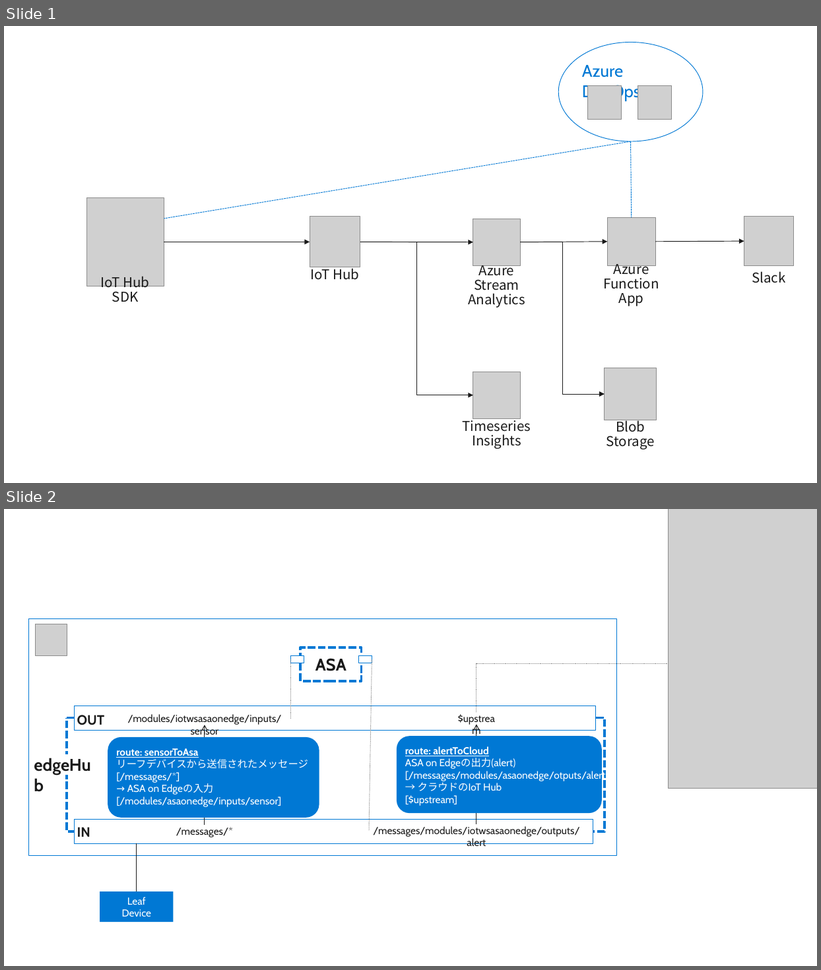
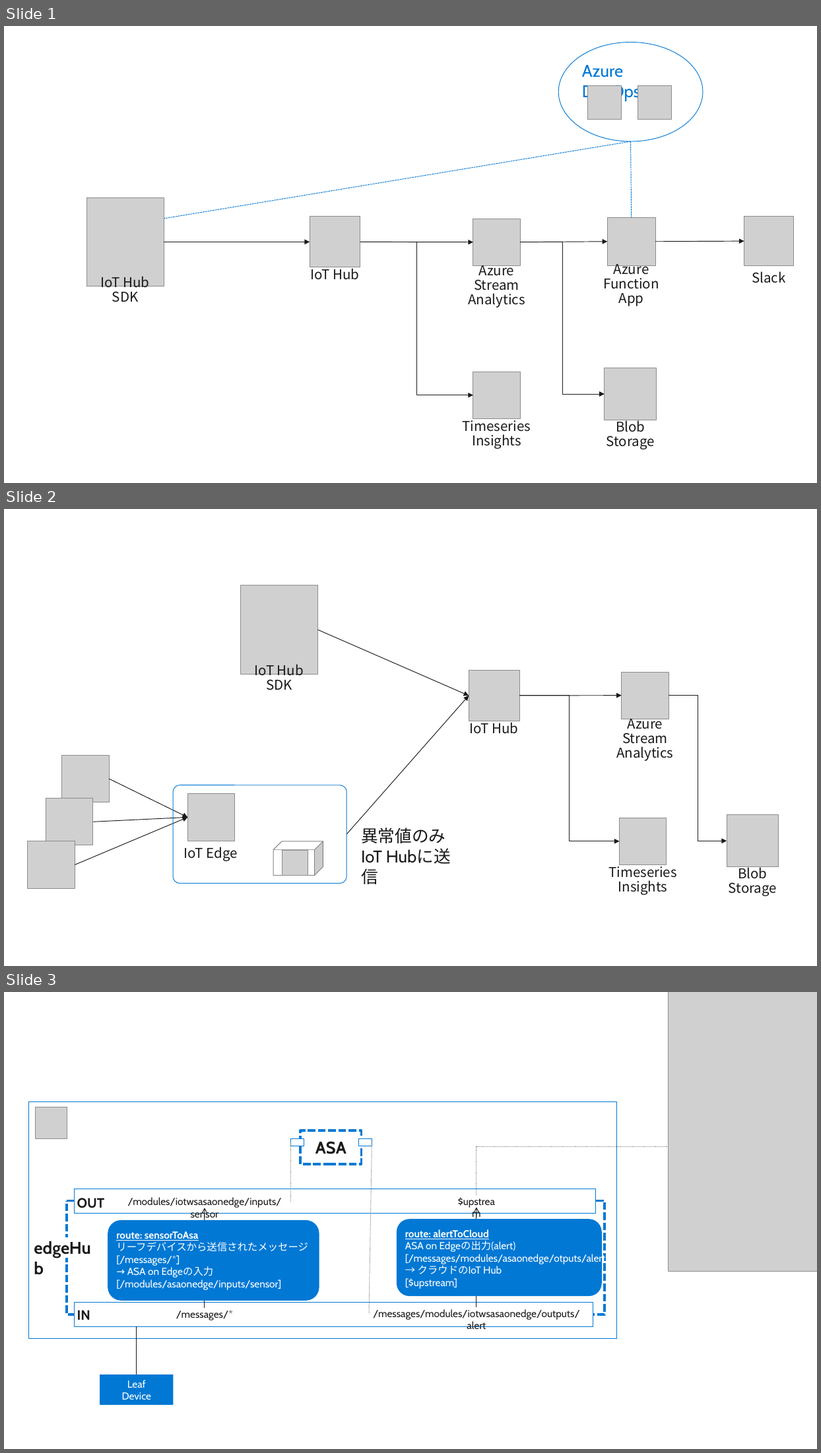
Before and after one commit to akubicharm/azure-workshop, a slide deck: iot-clientdev/images/iot-clientdev.pptx. Shown one above the other, each under a label of ours: slides 1 and 2 before the commit, slides 1, 2 and 3 after it. The pictures are 821x970 and 821x1453 pixels, drawn with LibreOffice and Linux fonts; fonts in the diff are those of the drawing; grey boxes stand for pictures; background and template pictures are left out. Boxes give left, top, right and bottom in pixels: in the first picture for what was removed or moved away, otherwise in the second. Text is boxed around its words. In the diff, an @@ line names an element or a change of style, - is before the commit and + after.

Commit message:
update for on the edge

```diff
--- a/iot-clientdev/images/iot-clientdev.pptx
+++ b/iot-clientdev/images/iot-clientdev.pptx
@@ slide 2 added at [4, 509, 817, 966], background #FFFFFF @@
@@ picture added at [241, 586, 318, 674] @@
@@ arrow added from (318, 630) to (469, 696), #1A1A1A 0.75 pt @@
@@ text added at [255, 664, 304, 691], 16 pt, text #1A1A1A @@
+IoT Hub
+SDK
@@ picture added at [469, 671, 519, 722] @@
@@ picture added at [622, 672, 669, 719] @@
@@ arrow added from (347, 835) to (469, 696), #1A1A1A 0.75 pt @@
@@ elbow arrow added from (519, 696) to (620, 842), #1A1A1A 0.75 pt @@
@@ arrow added from (519, 696) to (622, 696), #1A1A1A 0.75 pt @@
@@ elbow arrow added from (669, 696) to (727, 842), #1A1A1A 0.75 pt @@
@@ text added at [470, 720, 519, 734], 16 pt, text #1A1A1A @@
+IoT Hub
@@ text added at [616, 716, 673, 761], 16 pt, text #1A1A1A @@
+Azure
+Stream
+Analytics
@@ picture added at [62, 755, 109, 803] @@
@@ arrow added from (109, 779) to (187, 818), #1A1A1A 0.75 pt @@
@@ rounded rectangle added at [173, 786, 347, 883], outline #0078D4 0.75 pt @@
@@ picture added at [46, 799, 93, 846] @@
@@ picture added at [187, 794, 234, 841] @@
@@ arrow added from (75, 865) to (187, 818), #1A1A1A 0.75 pt @@
@@ arrow added from (93, 822) to (187, 818), #1A1A1A 0.75 pt @@
@@ picture added at [620, 819, 667, 865] @@
@@ picture added at [727, 815, 779, 867] @@
@@ picture added at [28, 842, 75, 889] @@
@@ cube added at [274, 842, 323, 875], fill #FFFFFF, outline #808080 0.75 pt @@
@@ text added at [361, 828, 446, 863], 20 pt, text #1A1A1A @@
+異常値のみ
+IoT Hubに送信
@@ text added at [184, 847, 238, 861], 16 pt, text #1A1A1A @@
+IoT Edge
@@ picture added at [283, 851, 308, 876] @@
@@ text added at [609, 864, 677, 895], 16 pt, text #1A1A1A @@
+Timeseries
+Insights
@@ text added at [729, 865, 777, 896], 16 pt, text #1A1A1A @@
+Blob
+Storage
@@ what was slide 2 is now slide 3 @@
```
Also in this commit, not shown: 1 other file.
